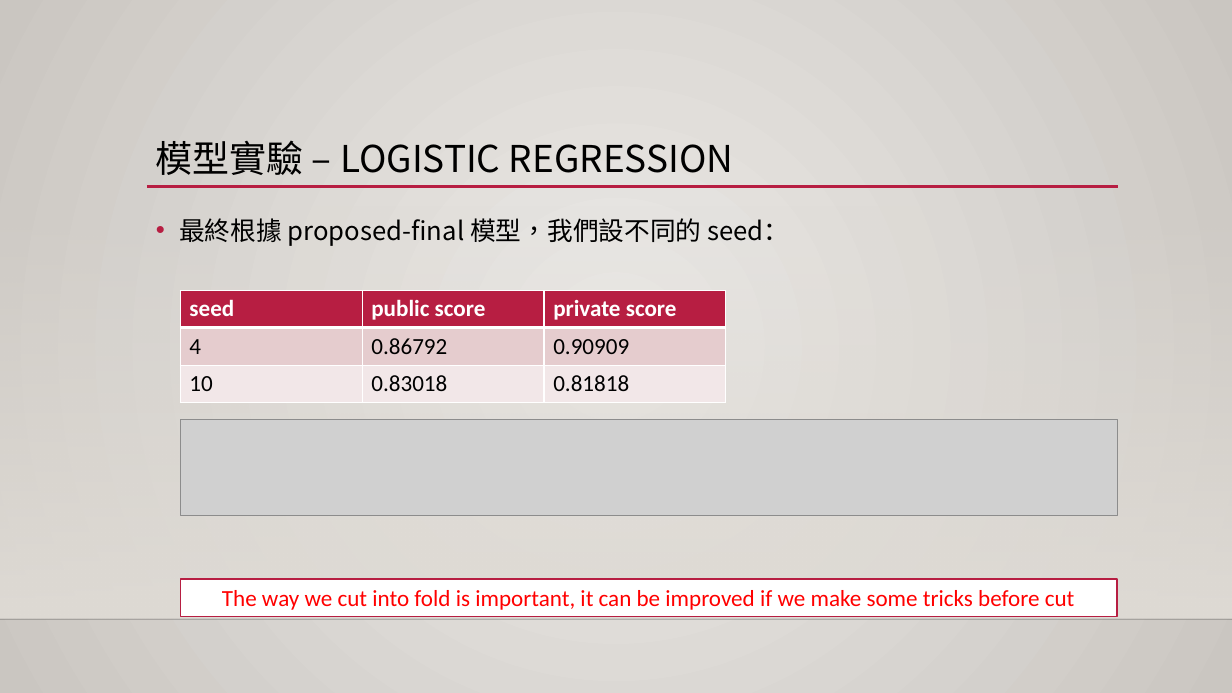
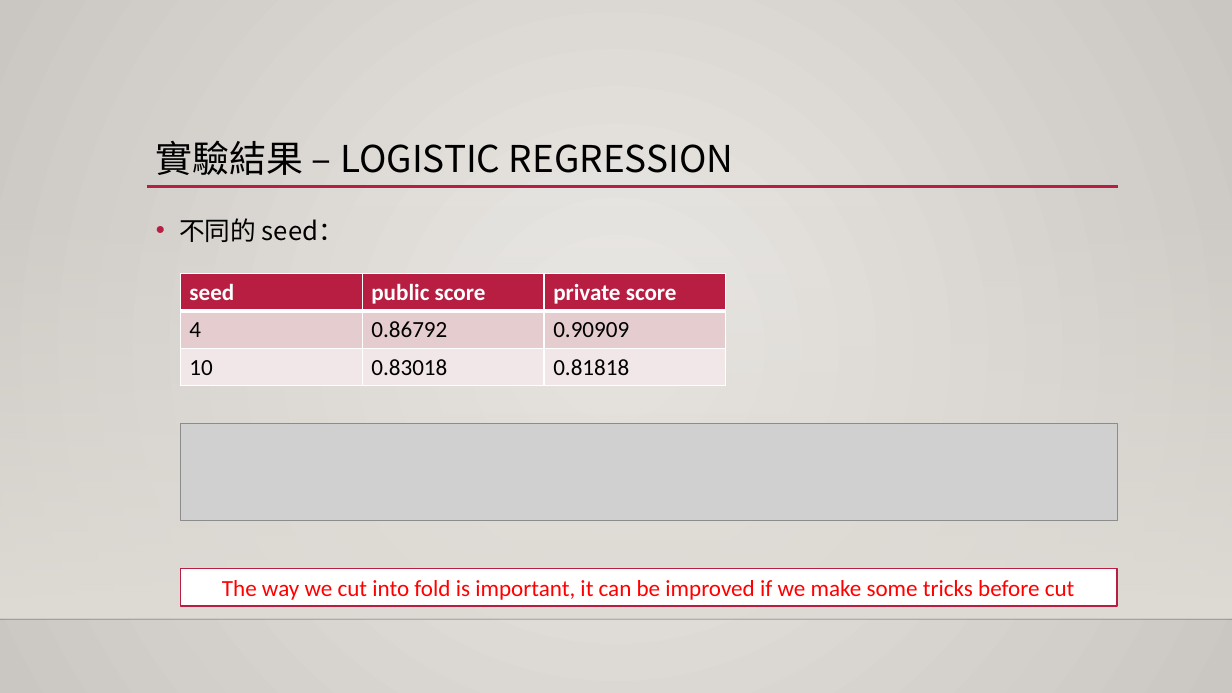
Before and after one commit to 1082-datascience/finalproject-finalproject-1082ds_group3, a slide deck: slide 37 of docs/final_report.pptx (slide 34 before the commit). Drawn at 1232x693 pixels with LibreOffice and Linux fonts; fonts in the diff are those of the drawing; grey boxes stand for pictures; background and template pictures are left out. Boxes give left, top, right and bottom in pixels: in the first picture for what was removed or moved away, otherwise in the second. Text is boxed around its words. In the diff, an @@ line names an element or a change of style, - is before the commit and + after.

```diff
--- a/docs/final_report.pptx
+++ b/docs/final_report.pptx
@@ title at box(156, 141, 733, 175): text changed @@
-模型實驗 – LOGISTIC REGRESSION
+實驗結果 – LOGISTIC REGRESSION
@@ text at box(179, 218, 344, 242): text changed @@
-• 最終根據 proposed-final 模型，我們設不同的 seed：
+• 不同的 seed：
@@ table: place and size @@
-table at box(180, 290, 726, 403)
+table at box(180, 274, 726, 386)
@@ picture: place and size @@
-picture at box(180, 420, 1117, 517)
+picture at box(180, 424, 1117, 521)
@@ rectangle "The way we cut into ...": place and size @@
-rectangle "The way we cut into ..." at box(180, 579, 1117, 616)
+rectangle "The way we cut into ..." at box(180, 569, 1117, 606)
```
Also in this commit, not shown: 11 other slides changed, 3 slides added.
